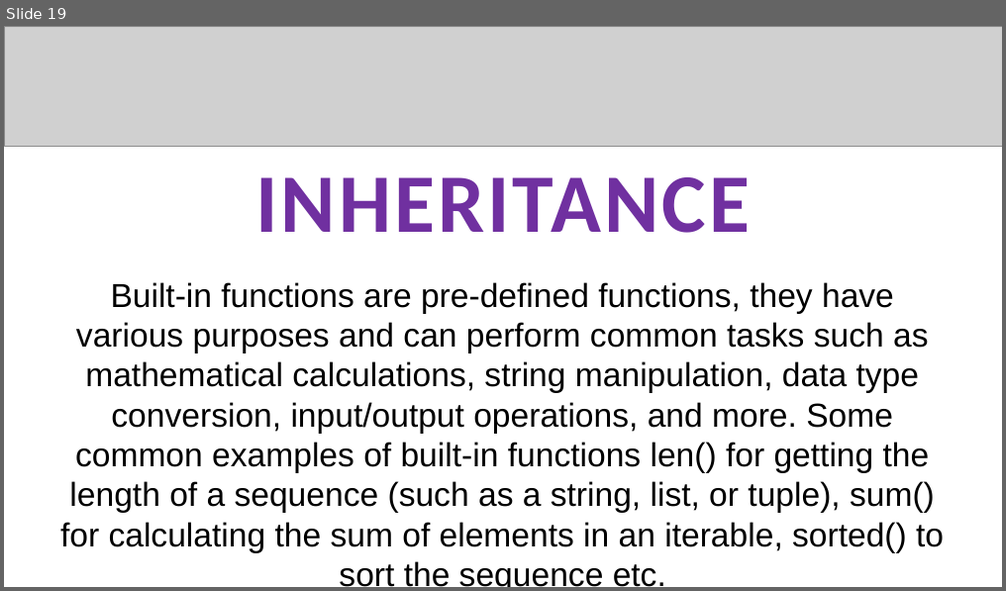
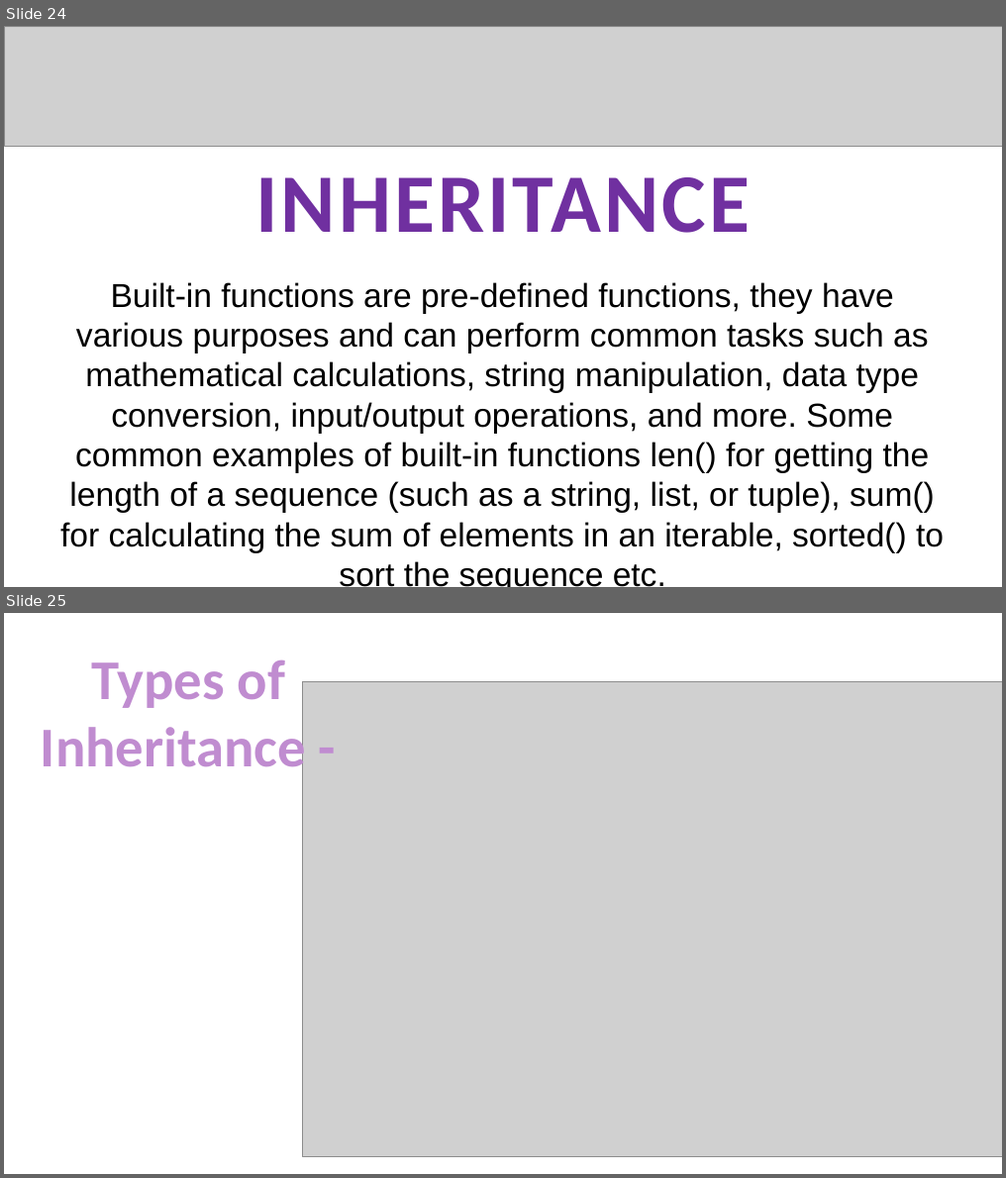
Before and after one commit to Ras-codes/Basic-Python-Data-Manipulation, a slide deck: Python Basic Data Manipulation Project Presentation.pptx. Shown one above the other, each under a label of ours: slide 19 before the commit, slides 24 and 25 after it. The pictures are 1006x591 and 1006x1178 pixels, drawn with LibreOffice and Linux fonts; fonts in the diff are those of the drawing; grey boxes stand for pictures. Boxes give left, top, right and bottom in pixels: in the first picture for what was removed or moved away, otherwise in the second. Text is boxed around its words. In the diff, an @@ line names an element or a change of style, - is before the commit and + after.

```diff
--- a/Python Basic Data Manipulation Project Presentation.pptx
+++ b/Python Basic Data Manipulation Project Presentation.pptx
@@ slide 25 added at (4,613,1002,1174), background #FFFFFF @@
@@ text added at (41,660,306,779), 54 pt, text #C08CD0, bold @@
+Types of
+Inheritance -
@@ picture added at (303,682,1002,1157) @@
@@ what was slide 19 is now slide 24 @@
```
Also in this commit, not shown: 4 slides changed, 5 other slides added.
